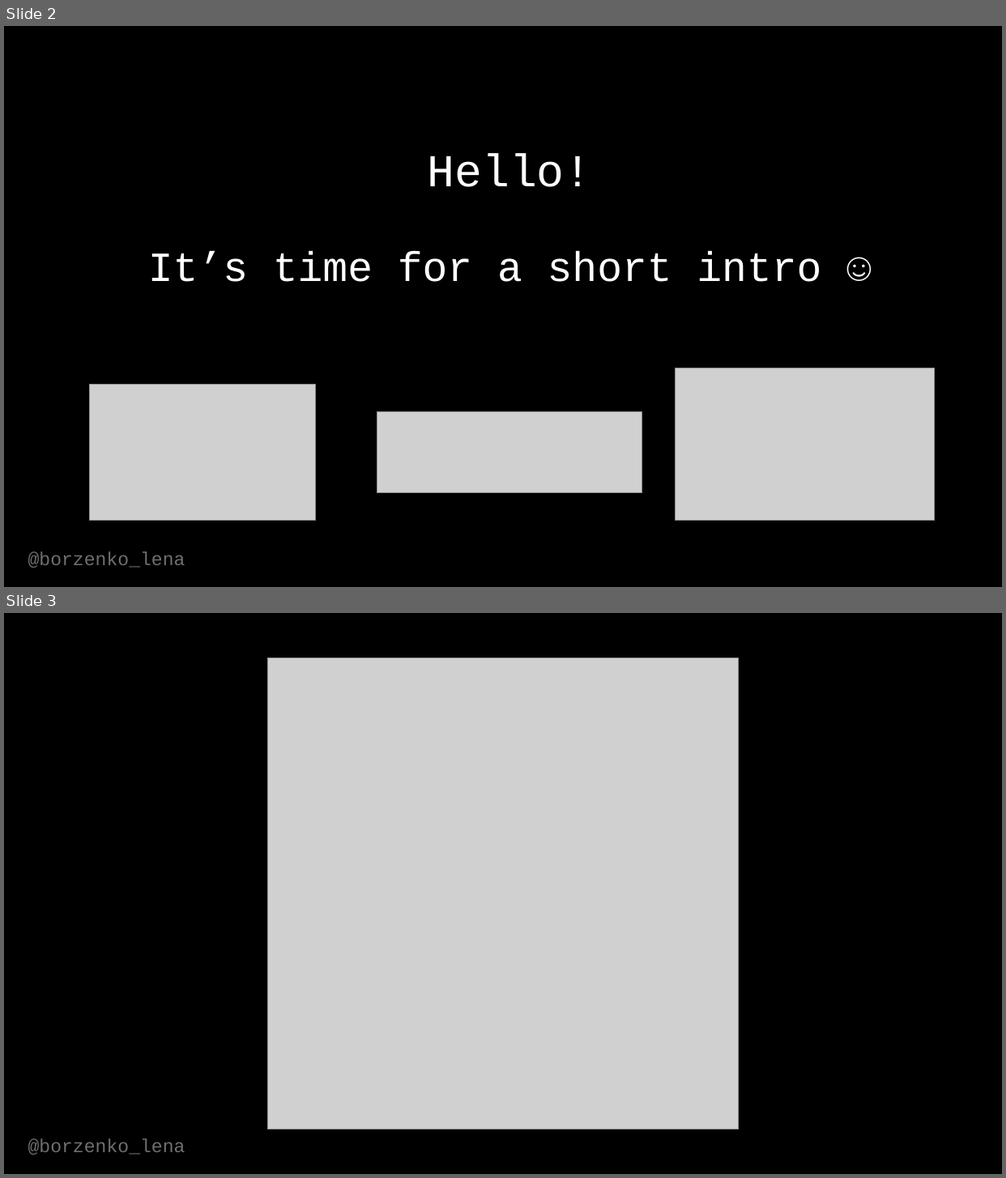
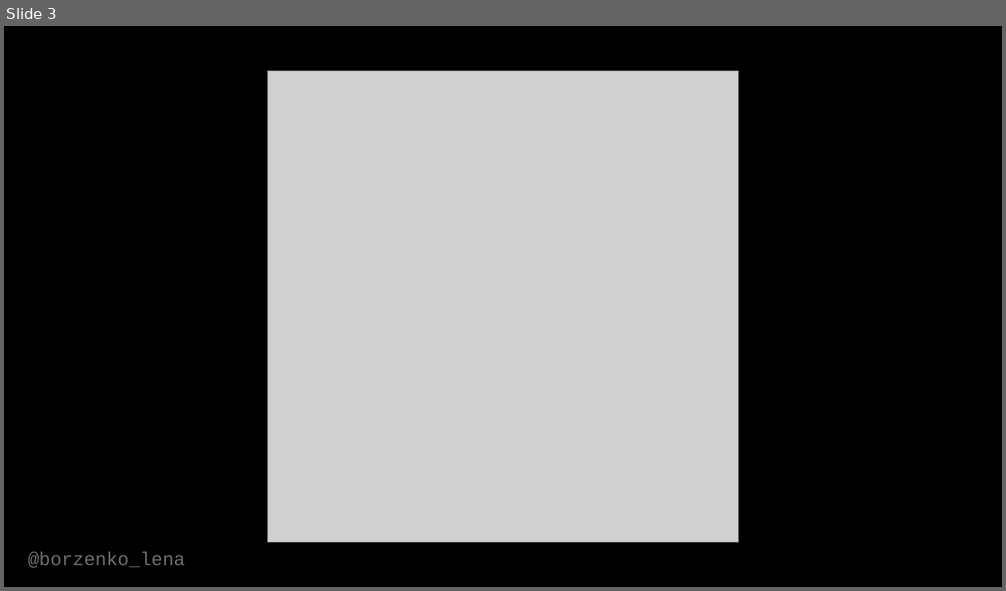
Before and after one commit to OlenaBorzenko/Presentations, a slide deck: TDD_Misconceptions.pptx. Shown one above the other, each under a label of ours: slides 2 and 3 before the commit, slide 3 after it. The pictures are 1006x1178 and 1006x591 pixels, drawn with LibreOffice and Linux fonts; fonts in the diff are those of the drawing; grey boxes stand for pictures. Boxes give left, top, right and bottom in pixels: in the first picture for what was removed or moved away, otherwise in the second. Text is boxed around its words. In the diff, an @@ line names an element or a change of style, - is before the commit and + after.

```diff
--- a/TDD_Misconceptions.pptx
+++ b/TDD_Misconceptions.pptx
@@ slide 2 removed at (4,26,1002,587), background #000000 @@
@@ text removed at (148,153,821,282) @@
-Hello!
-It’s time for a short intro ☺
@@ picture removed at (89,385,315,520) @@
@@ picture removed at (675,368,935,520) @@
@@ picture removed at (377,412,641,493) @@
@@ text removed at (28,552,185,568) @@
-@borzenko_lena
```
Also in this commit, not shown: 3 slides changed, 3 slides added.
